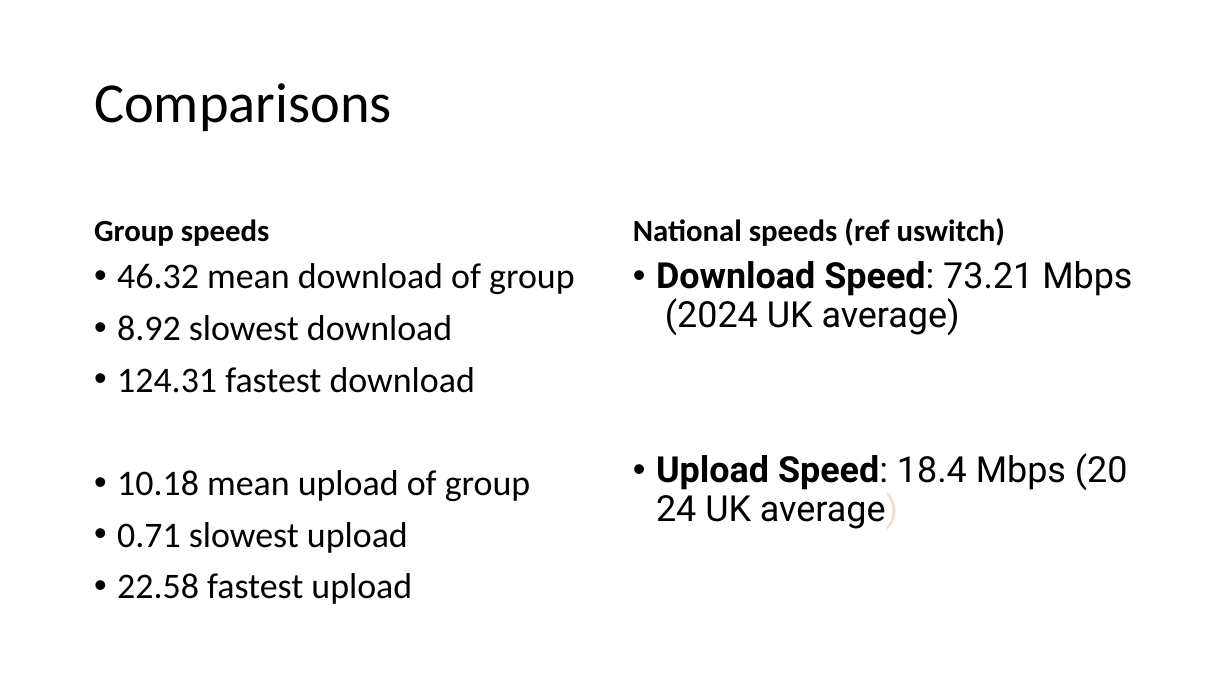
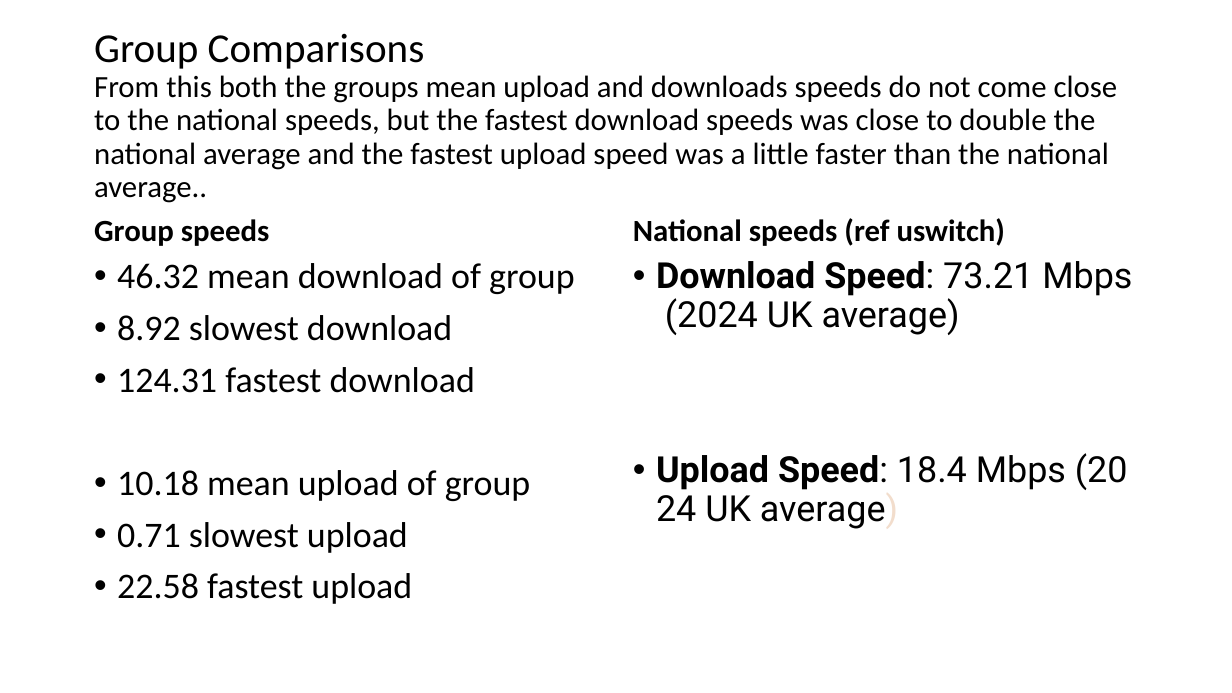
Before and after one commit to HassanNaik/DAWeek6, a slide deck: slide 3 of Comparing the national average download and upload speeds.pptx. Drawn at 1232x693 pixels with LibreOffice and Linux fonts; fonts in the diff are those of the drawing. Boxes give left, top, right and bottom in pixels: in the first picture for what was removed or moved away, otherwise in the second. Text is boxed around its words. In the diff, an @@ line names an element or a change of style, - is before the commit and + after.

```diff
--- a/Comparing the national average download and upload speeds.pptx
+++ b/Comparing the national average download and upload speeds.pptx
@@ title at (94, 33, 1118, 203): text changed; size 44 to 24 pt @@
-Comparisons
+Group Comparisons
+From this both the groups mean upload and downloads speeds do not come close to the national speeds, but the fastest download speeds was close to double the national average and the fastest upload speed was a little faster than the national average..
```
Also in this commit, not shown: 2 other slides changed, 4 other files.
